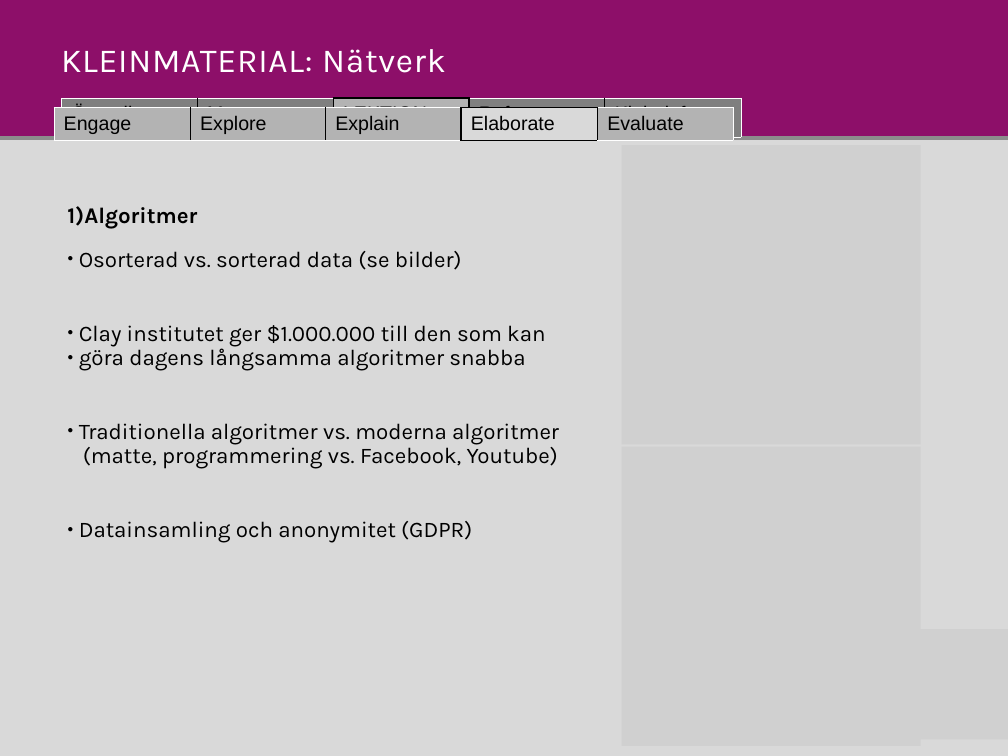
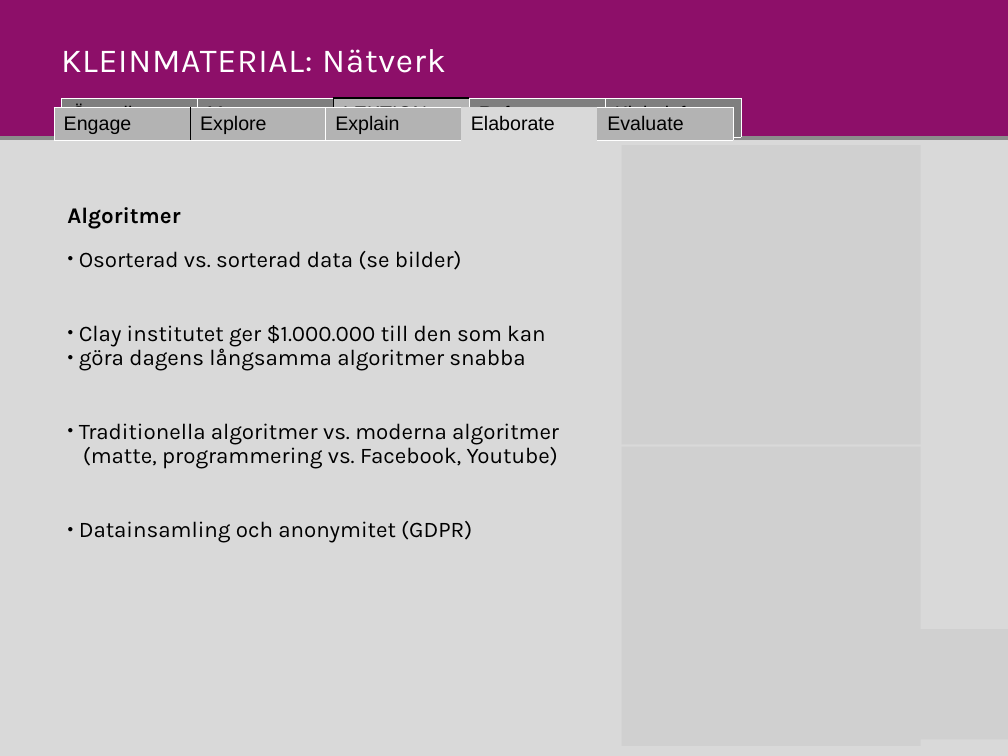
Before and after one commit to Niwsters/teaching-materials-thesis, a slide deck: slide 7 of revisions/2017-nätverk/material_nätverk_revision.pptx. Drawn at 1008x756 pixels with LibreOffice and Linux fonts; fonts in the diff are those of the drawing; grey boxes stand for pictures. Boxes give left, top, right and bottom in pixels: in the first picture for what was removed or moved away, otherwise in the second. Text is boxed around its words. In the diff, an @@ line names an element or a change of style, - is before the commit and + after.

```diff
--- a/revisions/2017-nätverk/material_nätverk_revision.pptx
+++ b/revisions/2017-nätverk/material_nätverk_revision.pptx
@@ table at [53, 107, 732, 140] @@
@@ borders changed @@
@@ table at [61, 98, 742, 136] @@
@@ borders changed @@
@@ text "Algoritmer" at [67, 207, 180, 229]: bullet 1) to none @@
```
Also in this commit, not shown: 9 other slides changed, 4 other files.
